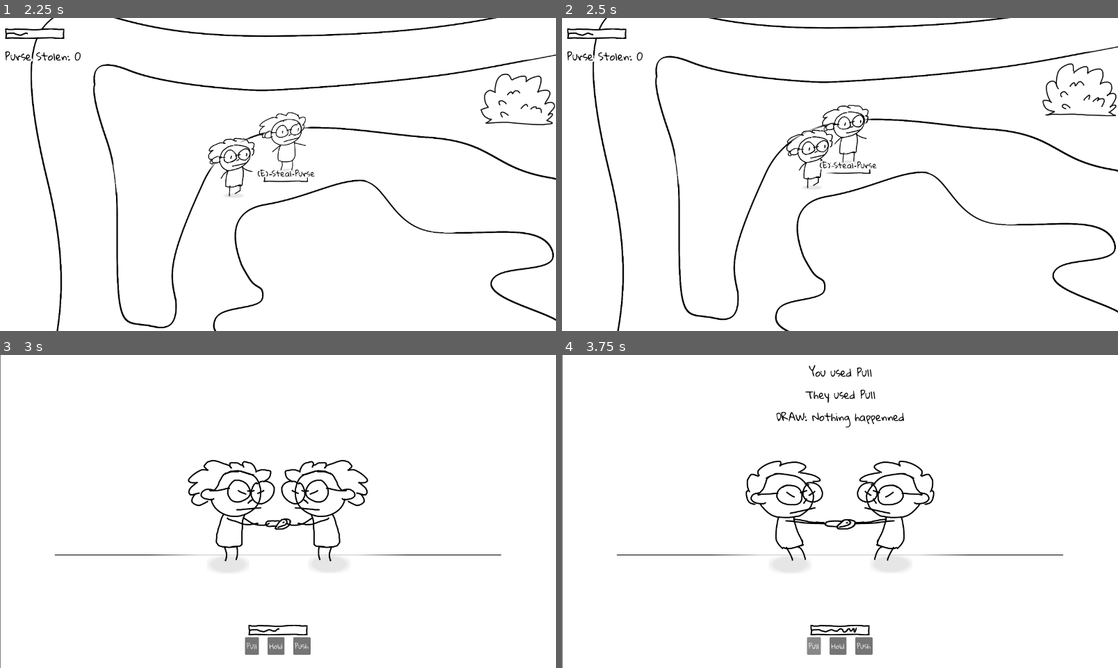
Above: before the commit, frames 1-4 (two rows, left to right).
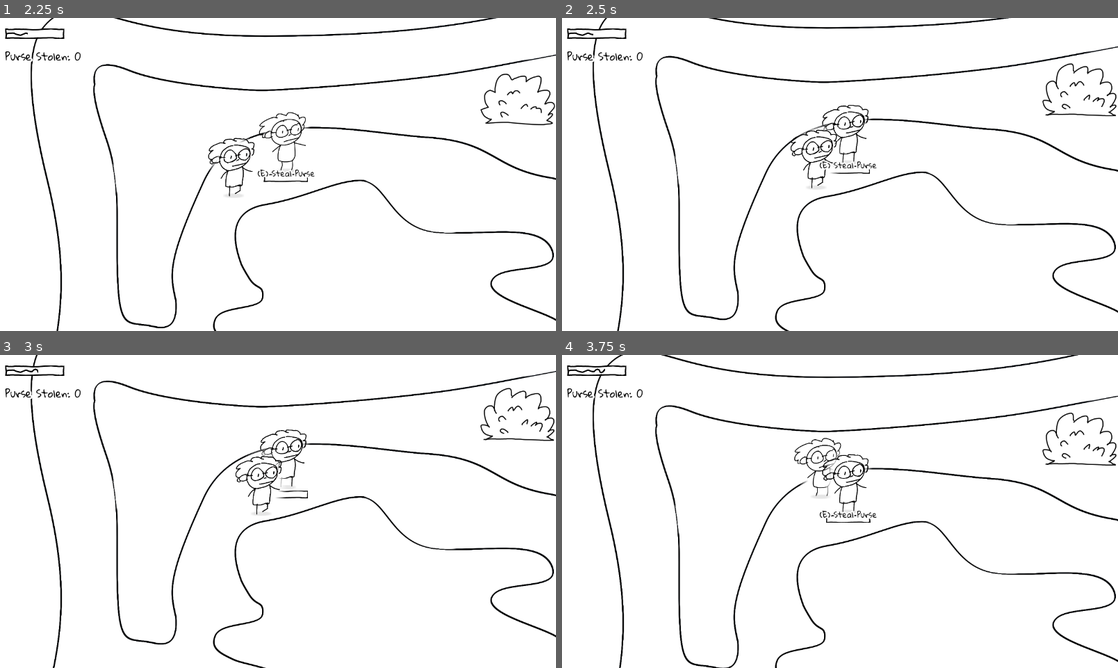
Above: after the commit, the same moments.

Repository: johnreybacal/gran-theft-aubrey
Game: Godot game, scene res://scenes/game_explore.tscn
The game is run twice, just before and just after one commit, with the same random seed, the same clock (stepped at 60 frames per second) and the same inputs.
Inputs (mouse positions are in pixels of both pictures, inside the frame that each line leads up to):
- Up to frame 1 (2.25 s): hold D (move_right) 0.53-1.28 s; hold E (interact) 0.53-1.28 s; hold S (move_down) 1.28-2.03 s; tap E (interact) at 1.35 s; hold D (move_right) from 2.03 s (still down); hold E (interact) from 2.03 s (still down)
- Up to frame 2 (2.5 s): keep holding D (move_right); keep holding E (interact)
- Up to frame 3 (3 s): release D (move_right) at 2.78 s; release E (interact) at 2.78 s; hold W (move_up) from 2.78 s (still down); tap E (interact) at 2.85 s
- Up to frame 4 (3.75 s): release W (move_up) at 3.5 s; click (812, 646) at 3.5 s, where only the run before the commit has a clickable "Pull"

Frame 1 is identical in both runs. In frame 2, 0.6% of the frame differs, in the area x 40-56%, y 29-55%; in frame 3, 7.0%; in frame 4, 8.0%, in the area x 0-100%, y 0-100%.

Commit message:
improve interactables

Diff:
--- a/scenes/explore_enemy.tscn
+++ b/scenes/explore_enemy.tscn
@@ -14,9 +14,9 @@
 fill = 1
 fill_from = Vector2(0.5, 0.5)
 
-[sub_resource type="CapsuleShape2D" id="CapsuleShape2D_j7g34"]
-radius = 55.0
-height = 180.0
+[sub_resource type="CapsuleShape2D" id="CapsuleShape2D_cantd"]
+radius = 41.0
+height = 130.0
 
 [sub_resource type="Gradient" id="Gradient_j7g34"]
 offsets = PackedFloat32Array(0.5462963, 0.9660494)
@@ -46,9 +46,9 @@
 autoplay = "idle"
 frame_progress = 0.006888946
 
-[node name="CollisionShape2D" type="CollisionShape2D" parent="." unique_id=250208109]
-position = Vector2(0, -87)
-shape = SubResource("CapsuleShape2D_j7g34")
+[node name="CollisionShape2D" type="CollisionShape2D" parent="." unique_id=1932737076]
+position = Vector2(0, -62.999996)
+shape = SubResource("CapsuleShape2D_cantd")
 
 [node name="NavigationAgent2D" type="NavigationAgent2D" parent="." unique_id=831515124]
 avoidance_enabled = true
--- a/scenes/explore_player.tscn
+++ b/scenes/explore_player.tscn
@@ -14,8 +14,8 @@
 fill_from = Vector2(0.5, 0.5)
 
 [sub_resource type="CapsuleShape2D" id="CapsuleShape2D_yuam7"]
-radius = 55.0
-height = 180.0
+radius = 41.0
+height = 130.0
 
 [sub_resource type="Gradient" id="Gradient_yuam7"]
 offsets = PackedFloat32Array(0.5462963, 0.9660494)
@@ -45,7 +45,7 @@
 autoplay = "idle"
 
 [node name="CollisionShape2D" type="CollisionShape2D" parent="." unique_id=398498441]
-position = Vector2(0, -85)
+position = Vector2(0, -63)
 shape = SubResource("CapsuleShape2D_yuam7")
 
 [node name="GrannyStats" parent="." unique_id=284626914 instance=ExtResource("3_yuam7")]
--- a/scenes/hud_fight.tscn
+++ b/scenes/hud_fight.tscn
@@ -58,15 +58,18 @@
 
 [node name="PullButton" type="Button" parent="VBoxContainer/HBoxContainer" unique_id=1417905398]
 layout_mode = 2
-text = "Pull"
+theme_override_font_sizes/font_size = 24
+text = "PULL"
 
 [node name="HoldButton" type="Button" parent="VBoxContainer/HBoxContainer" unique_id=1777213736]
 layout_mode = 2
-text = "Hold"
+theme_override_font_sizes/font_size = 24
+text = "HOLD"
 
 [node name="PushButton" type="Button" parent="VBoxContainer/HBoxContainer" unique_id=1320320182]
 layout_mode = 2
-text = "Push
+theme_override_font_sizes/font_size = 24
+text = "PUSH
 "
 
 [connection signal="pressed" from="VBoxContainer/HBoxContainer/PullButton" to="." method="_on_pull_button_pressed"]
--- a/scripts/classes.gd
+++ b/scripts/classes.gd
@@ -110,7 +110,8 @@
                 is_stunned = true
                 stats.on_stunned()
                 stats.on_chasing()
-            StateManager.enemies_defeated.append(self )
+            if self not in StateManager.enemies_defeated:
+                StateManager.enemies_defeated.append(self )
             EventBus.on_purse_stolen_updated.emit()
         else:
             if not is_leaving:
--- a/scripts/explore_enemy.gd
+++ b/scripts/explore_enemy.gd
@@ -1,8 +1,8 @@
 extends CharacterBody2D
 class_name ExploreEnemy
 
-@export var move_speed: float = 200
-@export var arthitis_rate: float = 1.5
+@export var move_speed: float = 225
+@export var arthitis_rate: float = 1.25
 var granny: Classes.GrannyNpc
 var player: ExplorePlayer
 
@@ -41,8 +41,9 @@
 
 
     if granny.is_leaving and abs(position.x) > 2100:
-        queue_free()
         EventBus.on_enemy_left.emit()
+        free.call_deferred()
+        StateManager.update_interactables.call_deferred()
 
     move_and_slide()
 
@@ -119,6 +120,7 @@
     collision_mask = 1
     navigation_agent.avoidance_mask = 3
     granny.is_leaving = true
+    granny.arthritis_rate = .75
     granny.stats.on_leaving()
     _set_movement_target(Vector2(2500 * (1 if position.x >= 0 else -1), randf_range(position.y - 100, position.y + 100)))
 
--- a/scripts/explore_player.gd
+++ b/scripts/explore_player.gd
@@ -7,15 +7,13 @@
 @export var arthitis_rate: float = 1
 var granny: Classes.Granny
 
-var interactables = []
+
 var interact_ray_cast_direction_interval = .25
 
 
 func _ready() -> void:
     granny = Classes.Granny.init(get_instance_id(), $GrannyStats, $AnimatedSprite2D, arthitis_rate)
     StateManager.player = granny
-
-    interactables = get_tree().get_nodes_in_group("Interactable")
 
 
 func _physics_process(delta: float) -> void:
@@ -51,13 +49,29 @@
                 collider.move_and_collide(direction * 15)
                 EventBus.on_encounter_start.emit(collider.get_instance_id())
 
+    _check_interact_ray_cast.call_deferred(delta)
+
+
+func _handle_animation():
+    if velocity != Vector2.ZERO:
+        granny.play_walk(velocity.x < 0)
+    elif granny.can_move():
+        granny.play_idle()
+    else:
+        granny.play_knees_hurt()
+
+
+func _check_interact_ray_cast(delta: float):
+    if not granny.can_move():
+        return
+
     interact_ray_cast_direction_interval -= delta
     if interact_ray_cast_direction_interval <= 0:
         interact_ray_cast_direction_interval = .25
-        if len(interactables) > 0:
-            var closest = interactables[0]
-            var distance = interact_ray_cast.global_position.distance_to(interactables[0].global_position)
-            for interactable in interactables:
+        if len(StateManager.interactables) > 0:
+            var closest = StateManager.interactables[0]
+            var distance = interact_ray_cast.global_position.distance_to(StateManager.interactables[0].global_position)
+            for interactable in StateManager.interactables:
                 var d = interact_ray_cast.global_position.distance_to(interactable.global_position)
                 if d < distance:
                     closest = interactable
@@ -69,11 +83,3 @@
         var collider = interact_ray_cast.get_collider()
         if collider is Interactable:
             collider.on_focus_gained()
-
-func _handle_animation():
-    if velocity != Vector2.ZERO:
-        granny.play_walk(velocity.x < 0)
-    elif granny.can_move():
-        granny.play_idle()
-    else:
-        granny.play_knees_hurt()
--- a/scripts/interactable.gd
+++ b/scripts/interactable.gd
@@ -17,7 +17,7 @@
     if not is_interactable:
         return
     if not is_focus:
-        focus_interval = 1
+        focus_interval = get_physics_process_delta_time() * 3
     else:
         focus_interval += get_physics_process_delta_time()
     is_focus = true
--- a/scripts/state_manager.gd
+++ b/scripts/state_manager.gd
@@ -11,6 +11,7 @@
 var police_timer: Timer
 
 var interactable_id: int
+var interactables = []
 
 func _ready() -> void:
     police_timer = Timer.new()
@@ -24,6 +25,8 @@
     EventBus.on_encounter_end.connect(_on_encounter_end)
     EventBus.on_enemy_left.connect(_on_enemy_left)
     EventBus.on_interact.connect(_on_interact)
+
+    update_interactables()
 
 func _on_encounter_start(instance_id: int):
     is_encountered = true
@@ -46,3 +49,6 @@
     var node: Node2D = instance_from_id(instance_id)
     if node is ExploreEnemy:
         EventBus.on_encounter_start.emit(instance_id)
+
+func update_interactables():
+    interactables = get_tree().get_nodes_in_group("Interactable")
